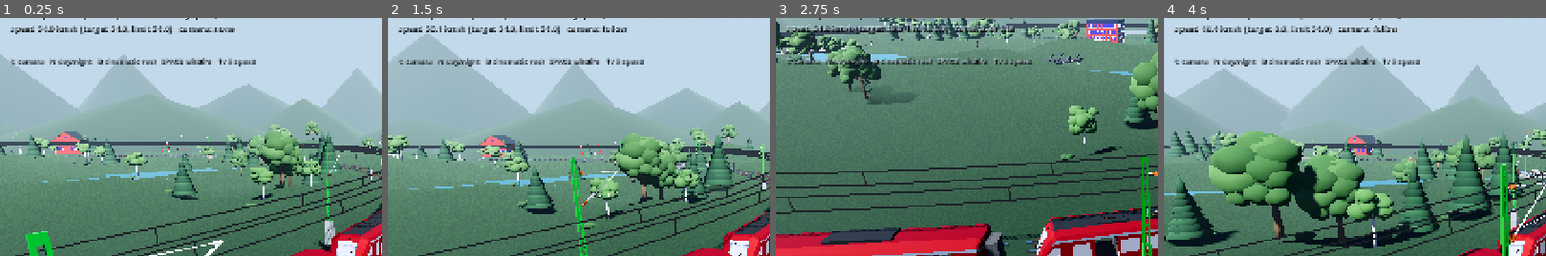
Above: before the commit, frames 1-4 (left to right).
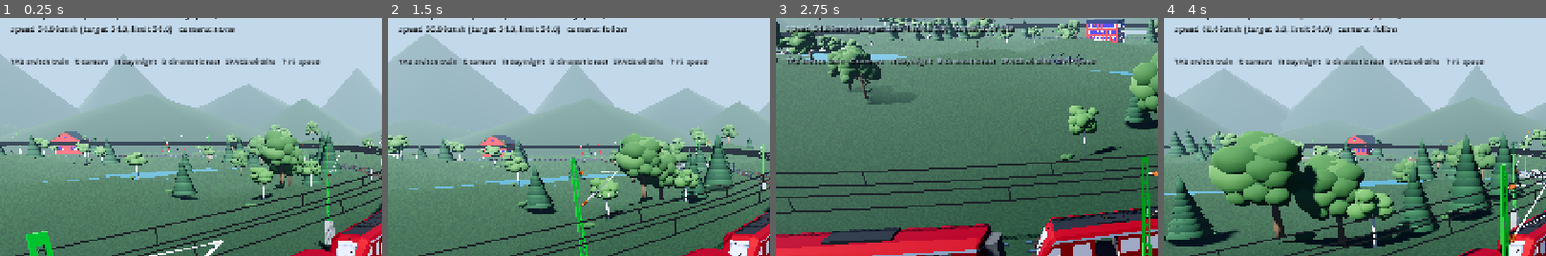
Above: after the commit, the same moments.

Repository: Kathir-Kalidass/railway-digital-twin
Game: Godot game, scene res://scenes/lts_full.tscn
Same seed, same stepped clock (60 frames per second), same inputs: the game is played once before the commit and once after it.
Inputs (mouse positions are % of the whole screen's width and height, from its top left):
- Up to frame 1 (0.25 s): no input
- Up to frame 2 (1.5 s): tap Enter at 0.5 s; move the mouse to (72, 45) at 0.52 s; hold Up (ui_up) 0.53-1.28 s; tap Tab at 0.6 s; click (72, 45) at 0.67 s; tap Space at 0.77, 1.07 s; tap T at 0.8, 1.35 s; move the mouse to (30, 55) at 1.27 s; hold Down (ui_down) from 1.28 s (still down)
- Up to frame 3 (2.75 s): tap Space at 1.52, 1.82 s; tap C at 1.55, 2.1 s; move the mouse to (60, 28) at 2.02 s; release Down (ui_down) at 2.03 s; hold Up (ui_up) from 2.03 s (still down); tap Tab at 2.3 s
- Up to frame 4 (4 s): move the mouse to (45, 70) at 2.77 s; tap Tab at 2.85 s; click (45, 70) at 2.92 s; tap Space at 3.02, 3.32, 3.77 s; tap T at 3.05, 3.6 s; move the mouse to (80, 65) at 3.52 s; release Up (ui_up) at 3.53 s; hold Down (ui_down) from 3.53 s (still down); tap C at 3.8 s
The pictures show only the part of the screen within x 0-50%, y 4-54%; the shares and areas given below are measured in that part.

The runs differ from the first frame. In frame 1, 1.3% of the frame differs, in the area x 2-84%, y 16-21%; in frame 2, 1.3%, in the area x 2-84%, y 3-21%; in frame 3, 1.2%; in frame 4, 1.3%.

Commit message:
feat(godot): multi-train HUD and camera targeting

Diff:
--- a/godot/src/camera_director.gd
+++ b/godot/src/camera_director.gd
@@ -12,6 +12,7 @@
 var _cameras: Array[Camera3D] = []
 var _cab: Camera3D
 var _drone: Camera3D
+var _station: Camera3D
 var _drone_angle := 0.0
 
 
@@ -43,15 +44,40 @@
 	add_child(_drone)
 	_cameras.append(_drone)
 
+	_station = Camera3D.new()
+	_station.name = "StationCamera"
+	_station.fov = 58.0
+	_station.near = 0.5
+	_station.far = 2000.0
+	_station.current = false
+	_station.position = Vector3(0.0, 22.0, 28.0)
+	add_child(_station)
+	_station.look_at(Vector3(0.0, 1.0, 0.0), Vector3.UP)
+	_cameras.append(_station)
+
+
+func set_target_train(train_node: Node3D) -> void:
+	_train = train_node
+	var world := get_parent()
+	if world and world.has_method("set_target_train"):
+		world.call("set_target_train", train_node)
+
+
+func get_target_train() -> Node3D:
+	if not is_instance_valid(_train):
+		_train = get_node_or_null(train_path)
+	return _train
+
 
 func cycle() -> void:
 	if _cameras.is_empty():
 		return
-	_activate((index + 1) % _cameras.size())
+	var tracking_modes := mini(3, _cameras.size())
+	_activate((index + 1) % tracking_modes)
 
 
 func set_mode(mode: String) -> void:
-	var modes := ["follow", "cab", "drone"]
+	var modes := ["follow", "cab", "drone", "station"]
 	var wanted := modes.find(mode)
 	if wanted >= 0 and wanted < _cameras.size():
 		_activate(wanted)
@@ -79,6 +105,8 @@
 			return "cab"
 		2:
 			return "drone"
+		3:
+			return "station"
 		_:
 			return "camera-%d" % index
 
--- a/godot/src/lts_world.gd
+++ b/godot/src/lts_world.gd
@@ -44,6 +44,20 @@
 		var scenario := get_node_or_null("ScenarioDirector") as ScenarioDirector
 		if scenario:
 			scenario.run_reel()
+	elif event is InputEventKey and event.pressed and not event.echo and (event.keycode == KEY_TAB or event.keycode == KEY_T):
+		var hud := get_node_or_null("HUD") as TwinHUD
+		if hud:
+			hud.cycle_selected_train()
+
+
+func set_target_train(target_train: Node3D) -> void:
+	if not is_instance_valid(target_train):
+		return
+	train = target_train
+	if train.get("track_path") != null:
+		var t_node := train.get_node_or_null(train.get("track_path")) as LTSTrack
+		if is_instance_valid(t_node):
+			track = t_node
 
 
 func _update_camera(weight: float) -> void:
--- a/godot/src/twin_hud.gd
+++ b/godot/src/twin_hud.gd
@@ -5,7 +5,10 @@
 @export var reconciler_path: NodePath
 @export var train_path: NodePath
 @export var camera_director_path: NodePath
+@export var fleet_path: NodePath = NodePath("../FleetController")
 @export_range(0.05, 2.0, 0.05) var refresh_sec := 0.25
+
+var selected_train_id := "T1"
 
 var _status: Label
 var _metrics: Label
@@ -17,7 +20,7 @@
 	_status = _make_label(18, Color(0.92, 0.96, 1.0), Vector2(18, 14))
 	_metrics = _make_label(16, Color(0.78, 0.88, 0.95), Vector2(18, 44))
 	_help = _make_label(14, Color(0.65, 0.72, 0.78), Vector2(18, 108))
-	_help.text = "C camera   N day/night   B cinematic reel   SPACE wildlife   \u2191/\u2193 speed"
+	_help.text = "TAB switch train   C camera   N day/night   B cinematic reel   SPACE wildlife   \u2191/\u2193 speed"
 	refresh()
 
 
@@ -28,25 +31,72 @@
 		refresh()
 
 
+func get_selected_train_id() -> String:
+	return selected_train_id
+
+
+func select_train(id: String) -> void:
+	selected_train_id = id
+	var fleet := get_node_or_null(fleet_path) as FleetController
+	var director := get_node_or_null(camera_director_path) as CameraDirector
+	if fleet and is_instance_valid(fleet.get_train(id)):
+		var target_train := fleet.get_train(id)
+		if director:
+			director.set_target_train(target_train)
+	refresh()
+
+
+func cycle_selected_train() -> void:
+	var fleet := get_node_or_null(fleet_path) as FleetController
+	if fleet and fleet.train_count() > 1:
+		var ids: Array = fleet.train_ids()
+		var idx := ids.find(selected_train_id)
+		if idx < 0:
+			idx = 0
+		var next_idx := (idx + 1) % ids.size()
+		select_train(str(ids[next_idx]))
+	else:
+		refresh()
+
+
 func refresh() -> void:
 	var bridge := get_node_or_null(bridge_path) as MQTTBridge
 	var reconciler := get_node_or_null(reconciler_path) as TrainReconciler
 	var train := get_node_or_null(train_path) as LTSTrain
 	var director := get_node_or_null(camera_director_path) as CameraDirector
+	var fleet := get_node_or_null(fleet_path) as FleetController
+
+	var current_train := train
+	var current_block := ""
+	if fleet and fleet.train_count() > 0:
+		var ft := fleet.get_train(selected_train_id)
+		if is_instance_valid(ft):
+			current_train = ft
+			current_block = fleet.get_train_block(selected_train_id)
 
 	var link := "MQTT online" if bridge and bridge.is_broker_connected() else "MQTT offline"
 	var zone := reconciler.zone if reconciler else "zone?"
 	var signal_aspect := reconciler.get_signal_aspect() if reconciler else "?"
 	var wildlife := "WILDLIFE" if reconciler and reconciler.is_wildlife_active() else "clear"
 	var sensor := "healthy" if reconciler == null or reconciler.is_sensor_healthy() else "FAULT"
-	_status.text = "%s | %s | %s | sensor %s | %s" % [zone, signal_aspect, wildlife, sensor, link]
+
+	if fleet and fleet.train_count() > 1:
+		var fleet_info := "fleet %d trains" % fleet.train_count()
+		_status.text = "%s | %s | %s | sensor %s | %s | %s" % [zone, signal_aspect, wildlife, sensor, link, fleet_info]
+	else:
+		_status.text = "%s | %s | %s | sensor %s | %s" % [zone, signal_aspect, wildlife, sensor, link]
+
 	_status.add_theme_color_override("font_color", Color(1.0, 0.55, 0.45) if wildlife != "clear" or sensor == "FAULT" else Color(0.92, 0.96, 1.0))
 
-	var speed := train.get_speed_kmh() if train else 0.0
-	var target := train.get_target_speed_kmh() if train else 0.0
+	var speed := current_train.get_speed_kmh() if current_train else 0.0
+	var target := current_train.get_target_speed_kmh() if current_train else 0.0
 	var limit := reconciler.get_current_limit_kmh() if reconciler else 0.0
 	var mode := director.mode_name() if director else "none"
-	_metrics.text = "speed %.1f km/h (target %.1f, limit %.1f)   camera: %s" % [speed, target, limit, mode]
+
+	if fleet and fleet.train_count() > 1:
+		_metrics.text = "train %s [%s] speed %.1f km/h (target %.1f, limit %.1f)   camera: %s" % [selected_train_id, current_block, speed, target, limit, mode]
+	else:
+		_metrics.text = "speed %.1f km/h (target %.1f, limit %.1f)   camera: %s" % [speed, target, limit, mode]
 
 
 func _make_label(size: int, color: Color, position: Vector2) -> Label:
--- /dev/null
+++ b/godot/tests/test_fleet_hud.gd
@@ -0,0 +1,79 @@
+extends SceneTree
+
+
+func _initialize() -> void:
+	call_deferred("_run")
+
+
+func _run() -> void:
+	var a := Assert.new()
+	var scene: Node3D = load("res://scenes/lts_full.tscn").instantiate()
+	var bridge := scene.get_node("MQTTBridge") as MQTTBridge
+	bridge.connect_on_ready = false
+	root.add_child(scene)
+	await process_frame
+	await process_frame
+
+	var hud := scene.get_node_or_null("HUD") as TwinHUD
+	var director := scene.get_node_or_null("CameraDirector") as CameraDirector
+	var fleet := scene.get_node_or_null("FleetController") as FleetController
+
+	a.ok(hud != null, "HUD exists in scene")
+	a.ok(director != null, "CameraDirector exists in scene")
+	a.ok(fleet != null, "FleetController exists in scene")
+
+	if hud and director and fleet:
+		# Apply 2-train fleet state
+		fleet.apply_state({
+			"trains": [
+				{
+					"id": "T1",
+					"line": "UP",
+					"block": "UP-B0",
+					"offsetM": 40.0,
+					"speedKmh": 48.0,
+					"targetSpeedKmh": 48.0
+				},
+				{
+					"id": "T3",
+					"line": "DOWN",
+					"block": "DOWN-B2",
+					"offsetM": 15.0,
+					"speedKmh": 42.0,
+					"targetSpeedKmh": 42.0
+				}
+			]
+		})
+
+		hud.refresh()
+		a.eq(hud.get_selected_train_id(), "T1", "Initial selected train is T1")
+		var t1: LTSTrain = fleet.get_train("T1")
+		var t3: LTSTrain = fleet.get_train("T3")
+		a.eq(director.get_target_train(), t1, "Director initially targets T1")
+
+		var status_text: String = (hud.get("_status") as Label).text
+		var metrics_text: String = (hud.get("_metrics") as Label).text
+		a.ok(status_text.contains("zone1"), "Status contains zone1")
+		a.ok(status_text.contains("GREEN"), "Status contains GREEN")
+		a.ok(metrics_text.contains("T1"), "Metrics display T1")
+		a.ok(metrics_text.contains("UP-B0"), "Metrics display UP-B0")
+
+		# Cycle to next train (T3)
+		hud.cycle_selected_train()
+		hud.refresh()
+		a.eq(hud.get_selected_train_id(), "T3", "Selected train switches to T3")
+		a.eq(director.get_target_train(), t3, "Director targets T3")
+
+		metrics_text = (hud.get("_metrics") as Label).text
+		a.ok(metrics_text.contains("T3"), "Metrics display T3")
+		a.ok(metrics_text.contains("DOWN-B2"), "Metrics display DOWN-B2")
+
+		# Cycle again to wrap back to T1
+		hud.cycle_selected_train()
+		hud.refresh()
+		a.eq(hud.get_selected_train_id(), "T1", "Selected train wraps back to T1")
+		a.eq(director.get_target_train(), t1, "Director targets T1 again")
+
+	scene.queue_free()
+	await process_frame
+	quit(a.report("test_fleet_hud"))
